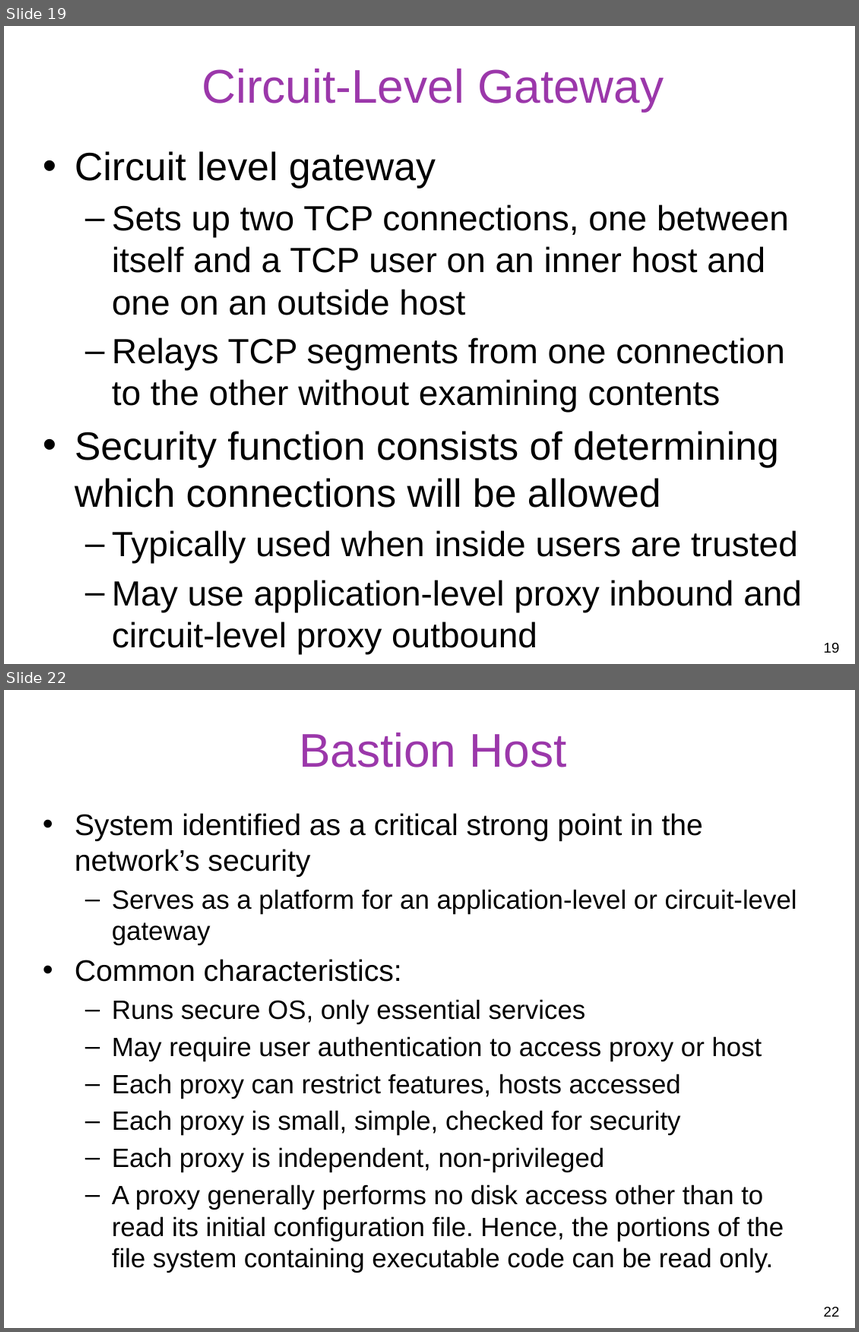
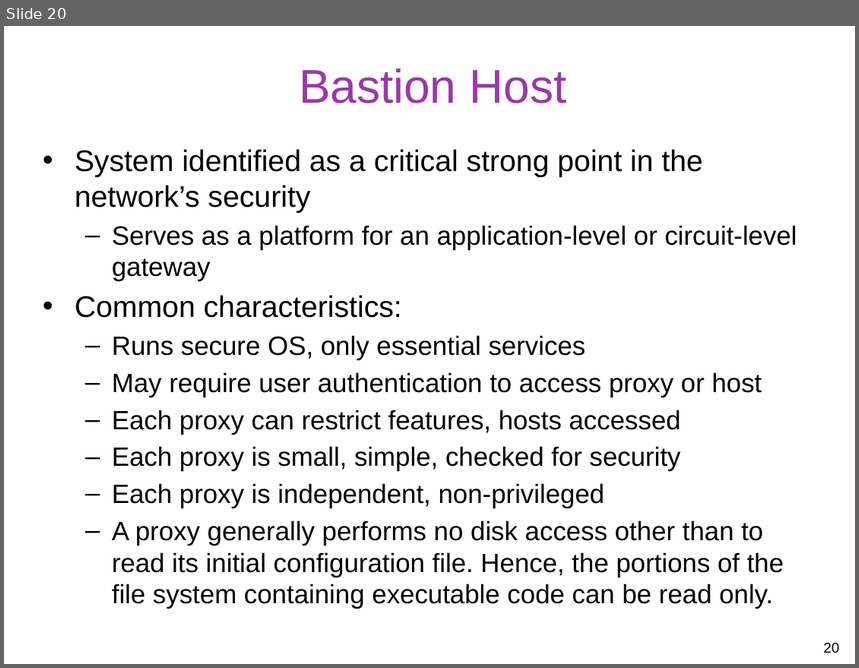
Before and after one commit to gulaoshi/gu.github.io, a slide deck: InfoSec/PPTs/L10-CH09-Firewalls and Intrusion Prevention.pptx. Shown one above the other, each under a label of ours: slides 19 and 22 before the commit, slide 20 after it; the slides between them are not shown. The pictures are 859x1332 and 859x668 pixels, drawn with LibreOffice and Linux fonts; fonts in the diff are those of the drawing. Boxes give left, top, right and bottom in pixels: in the first picture for what was removed or moved away, otherwise in the second. Text is boxed around its words. In the diff, an @@ line names an element or a change of style, - is before the commit and + after.

```diff
--- a/InfoSec/PPTs/L10-CH09-Firewalls and Intrusion Prevention.pptx
+++ b/InfoSec/PPTs/L10-CH09-Firewalls and Intrusion Prevention.pptx
@@ slide 19 removed at (x1=4, y1=26, x2=855, y2=664), background #FFFFFF @@
@@ title removed at (x1=202, y1=69, x2=664, y2=111) @@
-Circuit-Level Gateway
@@ text removed at (x1=75, y1=151, x2=802, y2=613) @@
-• Circuit level gateway
-  – Sets up two TCP connections, one between itself and a TCP user on an inner host and one on an outside host
-  – Relays TCP segments from one connection to the other without examining contents
-• Security function consists of determining which connections will be allowed
-  – Typically used when inside users are trusted
-  – May use application-level proxy inbound and circuit-level proxy outbound
@@ page number removed at (x1=824, y1=643, x2=840, y2=653) @@
-19
@@ what was slide 22 is now slide 20 @@
@@ page number at (x1=824, y1=643, x2=840, y2=653): text changed @@
-22
+20
```
Also in this commit, not shown: 5 slides changed, 1 slide added, 2 other slides removed, 24 other files.
